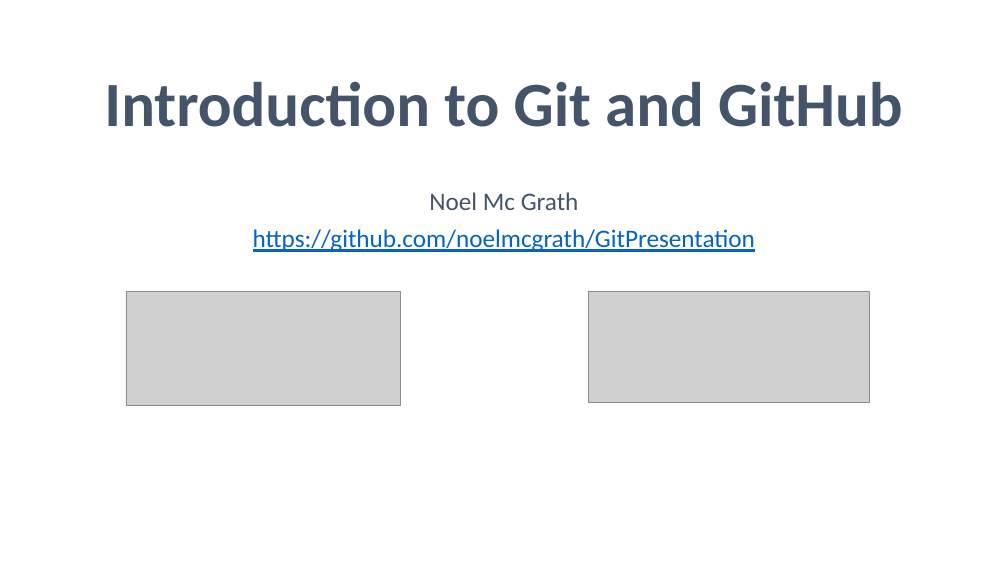
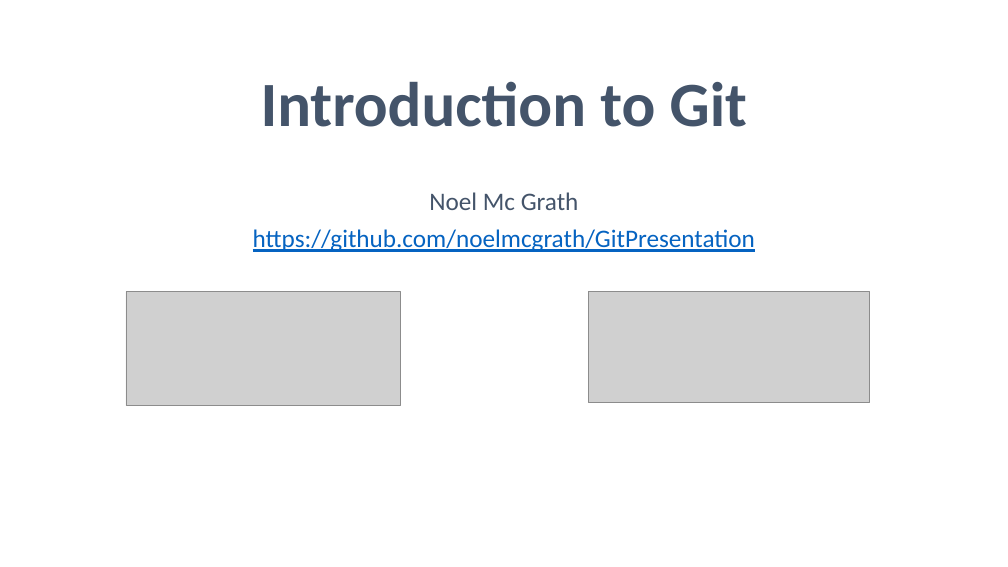
Before and after one commit to noelmcgrath/GitPresentation, a slide deck: slide 1 of Introduction to Git.pptx. Drawn at 1008x567 pixels with LibreOffice and Linux fonts; fonts in the diff are those of the drawing; grey boxes stand for pictures. Boxes give left, top, right and bottom in pixels: in the first picture for what was removed or moved away, otherwise in the second. Text is boxed around its words. In the diff, an @@ line names an element or a change of style, - is before the commit and + after.

```diff
--- a/Introduction to Git.pptx
+++ b/Introduction to Git.pptx
@@ title at bbox=[261, 81, 747, 127]: text changed @@
-Introduction to Git and GitHub
+Introduction to Git
```
Also in this commit, not shown: 1 other file.
